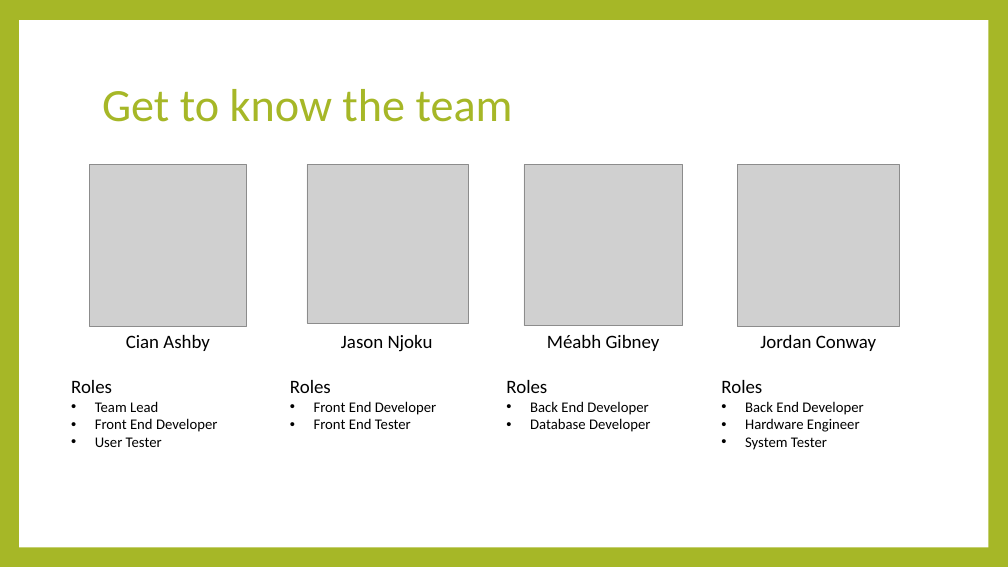
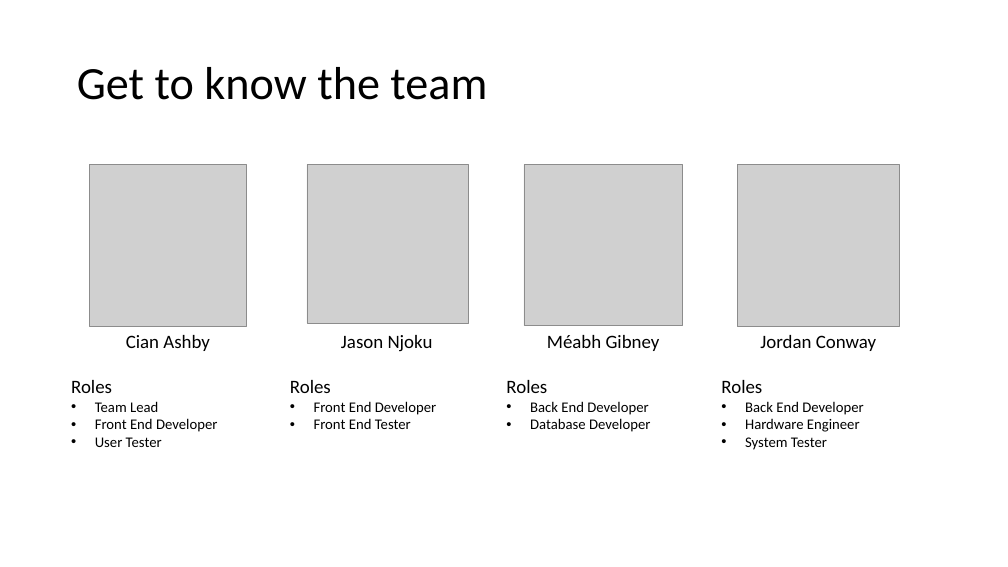
Before and after one commit to cianashby1337/IOT_CA1_Documentation, a slide deck: slide 2 of Introductory_Slides.pptx. Drawn at 1008x567 pixels with LibreOffice and Linux fonts; fonts in the diff are those of the drawing; grey boxes stand for pictures. Boxes give left, top, right and bottom in pixels: in the first picture for what was removed or moved away, otherwise in the second. Text is boxed around its words. In the diff, an @@ line names an element or a change of style, - is before the commit and + after.

Commit message:
Remove design on introductory slides pptx
This makes the introductory slides match the style of all other slides

```diff
--- a/Introductory_Slides.pptx
+++ b/Introductory_Slides.pptx
@@ background #A6B727 to #FFFFFF @@
@@ rectangle removed at <box>19,20,988,547</box> @@
@@ title "Get to know the team": place and size @@
-title "Get to know the team" at <box>102,89,513,122</box>
+title "Get to know the team" at <box>77,67,487,100</box>
@@ title "Get to know the team" at <box>77,67,487,100</box>: text colour #A6B727 to #000000 @@
```
Also in this commit, not shown: 2 other slides changed.
